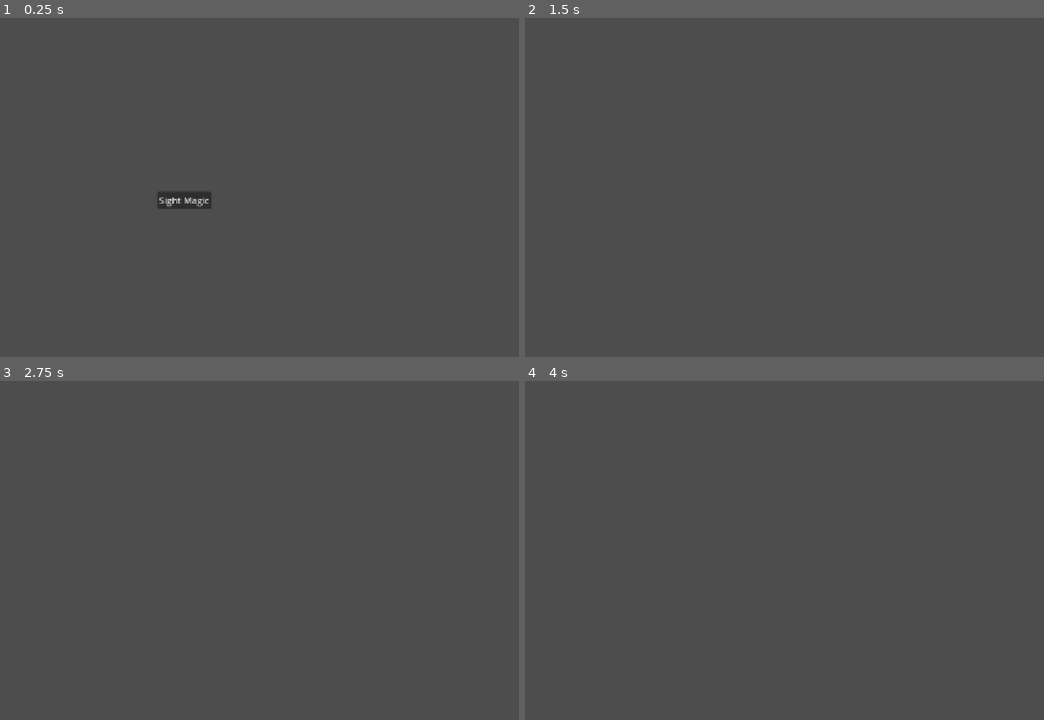
Above: before the commit, frames 1-4 (two rows, left to right).
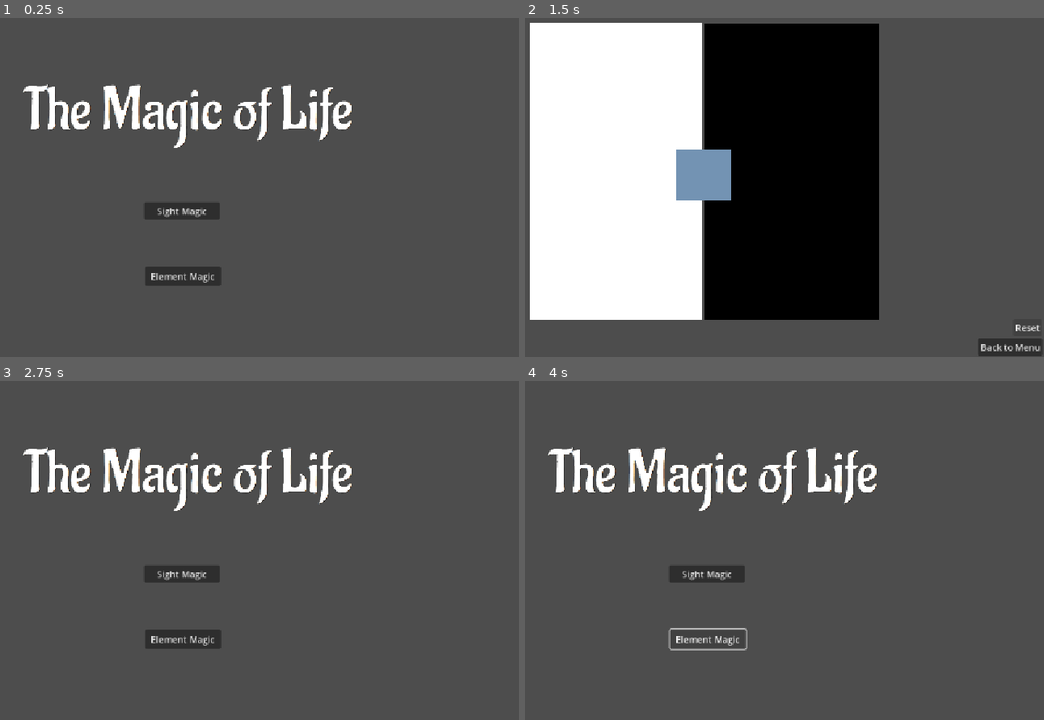
Above: after the commit, the same moments.

Repository: RoseKikiQ/The-Magic-of-Life
Game: Godot game, scene res://Menu.tscn
Two runs of this game, one before a commit and one after it. Both use one fixed random seed, a clock stepped at 60 frames per second and the inputs below.
Inputs (mouse positions are in pixels of both pictures, inside the frame that each line leads up to):
- Up to frame 1 (0.25 s): no input
- Up to frame 2 (1.5 s): click "Sight Magic" at 0.5 s; click (1028, 326) at 1.25 s, where only the run after the commit has a clickable "Reset"
- Up to frame 3 (2.75 s): click (487, 709) at 2 s, where only the run after the commit has a clickable "Back to Menu"
- Up to frame 4 (4 s): click (706, 638) at 2.75 s, where only the run after the commit has a clickable "Element Magic"; tap Enter at 3.5 s; hold Right (right, bound only after the commit) from 3.53 s (still down)

The runs differ from the first frame. In frame 1, 4.9% of the frame differs, in the area x 4-68%, y 19-79%; in frame 2, 59%, in the area x 0-100%, y 1-100%; in frame 3, 4.8%; in frame 4, 4.4%.
Error after the commit: Parse Error: Expected identifier after "." for attribute access. (res://character_body_2d.gd:8)

Commit message:
starting

Diff:
--- /dev/null
+++ b/the-magic-of-life/Back_to_menu.gd
@@ -0,0 +1,5 @@
+extends Button
+
+
+func _on_pressed() -> void:
+	get_tree().change_scene_to_file("res://Menu.tscn")
--- a/the-magic-of-life/Menu.tscn
+++ b/the-magic-of-life/Menu.tscn
@@ -1,15 +1,28 @@
-[gd_scene load_steps=2 format=3 uid="uid://cdpxnpel1ppgj"]
+[gd_scene load_steps=3 format=3 uid="uid://cdpxnpel1ppgj"]
 
+[ext_resource type="Texture2D" uid="uid://ti3otpot0f21" path="res://Screenshot 2025-10-07 155122.png" id="1_5yleq"]
 [ext_resource type="Script" uid="uid://del7oomwr0kxr" path="res://SightButton.gd" id="1_uubjt"]
 
 [node name="Node" type="Node"]
 
-[node name="Button" type="Button" parent="."]
-offset_left = 507.0
-offset_top = 353.0
-offset_right = 604.0
-offset_bottom = 384.0
+[node name="Icon" type="Sprite2D" parent="."]
+position = Vector2(567, 220)
+scale = Vector2(0.5151406, 0.5372671)
+texture = ExtResource("1_5yleq")
+
+[node name="Sight Magic" type="Button" parent="."]
+offset_left = 484.0
+offset_top = 372.0
+offset_right = 619.0
+offset_bottom = 403.0
 text = "Sight Magic"
 script = ExtResource("1_uubjt")
 
-[connection signal="pressed" from="Button" to="Button" method="_on_pressed"]
+[node name="Element Magic" type="Button" parent="."]
+offset_left = 486.0
+offset_top = 487.0
+offset_right = 621.0
+offset_bottom = 521.0
+text = "Element Magic"
+
+[connection signal="pressed" from="Sight Magic" to="Sight Magic" method="_on_pressed"]
--- /dev/null
+++ b/the-magic-of-life/Reset.gd
@@ -0,0 +1,5 @@
+extends Button
+
+
+func _on_pressed() -> void:
+	get_tree().change_scene_to_file("res://Sight_magic_1.tscn")
--- /dev/null
+++ b/the-magic-of-life/Sight_magic_1.gdshader
@@ -0,0 +1,5 @@
+shader_type canvas_item;
+
+void fragment() {
+	COLOR = vec4(1.0, 1.0, 1.0, 1.0);
+	}
--- a/the-magic-of-life/Sight_magic_1.tscn
+++ b/the-magic-of-life/Sight_magic_1.tscn
@@ -1,3 +1,48 @@
-[gd_scene format=3 uid="uid://csd77jjngtglg"]
+[gd_scene load_steps=7 format=3 uid="uid://csd77jjngtglg"]
+
+[ext_resource type="Script" uid="uid://dmpqy8hn34nle" path="res://Reset.gd" id="1_e4qyy"]
+[ext_resource type="Script" uid="uid://18oc72le35hb" path="res://Back_to_menu.gd" id="2_fjde8"]
+[ext_resource type="Texture2D" uid="uid://b05tlnnlqjilu" path="res://Screenshot 2025-10-07 202618.png" id="3_fjde8"]
+[ext_resource type="Texture2D" uid="uid://btamwps0tqb23" path="res://Screenshot 2025-10-07 202645.png" id="4_38a4i"]
+[ext_resource type="Texture2D" uid="uid://bsis6kvgmwt8k" path="res://Screenshot 2025-10-07 212644.png" id="5_38a4i"]
+[ext_resource type="Script" uid="uid://barjjdsq0ci66" path="res://character_body_2d.gd" id="5_ws7ka"]
 
 [node name="Node" type="Node"]
+
+[node name="Reset" type="Button" parent="."]
+offset_left = 1097.0
+offset_top = 580.0
+offset_right = 1148.0
+offset_bottom = 611.0
+text = "Reset"
+script = ExtResource("1_e4qyy")
+
+[node name="Back to Menu" type="Button" parent="."]
+offset_left = 1035.0
+offset_top = 615.0
+offset_right = 1149.0
+offset_bottom = 646.0
+text = "Back to Menu"
+script = ExtResource("2_fjde8")
+
+[node name="Screenshot20251007202618" type="Sprite2D" parent="."]
+position = Vector2(390, 317)
+scale = Vector2(0.6197581, 1.559)
+texture = ExtResource("3_fjde8")
+
+[node name="Screenshot20251007202645" type="Sprite2D" parent="."]
+position = Vector2(702, 318)
+scale = Vector2(0.8, 2.092614)
+texture = ExtResource("4_38a4i")
+
+[node name="CharacterBody2D" type="CharacterBody2D" parent="."]
+script = ExtResource("5_ws7ka")
+is_final = null
+
+[node name="Screenshot20251007212644" type="Sprite2D" parent="CharacterBody2D"]
+position = Vector2(546, 323)
+scale = Vector2(0.8899084, 0.8490566)
+texture = ExtResource("5_38a4i")
+
+[connection signal="pressed" from="Reset" to="Reset" method="_on_pressed"]
+[connection signal="pressed" from="Back to Menu" to="Back to Menu" method="_on_pressed"]
--- /dev/null
+++ b/the-magic-of-life/character_body_2d.gd
@@ -0,0 +1,24 @@
+extends CharacterBody2D
+
+@export var is_final = false
+var triggered = false
+const b = 24
+
+func _physics_process(_delta: float) -> void:
+	var input_dir = Input.("left", "right")
+	if not triggered:
+		velocity = input_dir * 300
+	else:
+		velocity = Vector2(0,0)
+	if is_final:
+		velocity.y = 0
+	move_and_slide()
+
+	if position.x < b:
+		position.x = b
+	if position.y < b and not is_final:
+		position.y = b
+	if position.y > 624 and not is_final:
+		position.y = 624
+	if position.x > 1124:
+		position.x = 1124
--- a/the-magic-of-life/project.godot
+++ b/the-magic-of-life/project.godot
@@ -22,3 +22,23 @@
 [editor_plugins]
 
 enabled=PackedStringArray("res://addons/godot_super-wakatime/plugin.cfg")
+
+[input]
+
+right={
+"deadzone": 0.2,
+"events": [Object(InputEventKey,"resource_local_to_scene":false,"resource_name":"","device":-1,"window_id":0,"alt_pressed":false,"shift_pressed":false,"ctrl_pressed":false,"meta_pressed":false,"pressed":false,"keycode":0,"physical_keycode":4194321,"key_label":0,"unicode":0,"location":0,"echo":false,"script":null)
+, Object(InputEventKey,"resource_local_to_scene":false,"resource_name":"","device":-1,"window_id":0,"alt_pressed":false,"shift_pressed":false,"ctrl_pressed":false,"meta_pressed":false,"pressed":false,"keycode":0,"physical_keycode":68,"key_label":0,"unicode":100,"location":0,"echo":false,"script":null)
+]
+}
+left={
+"deadzone": 0.2,
+"events": [Object(InputEventKey,"resource_local_to_scene":false,"resource_name":"","device":-1,"window_id":0,"alt_pressed":false,"shift_pressed":false,"ctrl_pressed":false,"meta_pressed":false,"pressed":false,"keycode":0,"physical_keycode":65,"key_label":0,"unicode":97,"location":0,"echo":false,"script":null)
+, Object(InputEventKey,"resource_local_to_scene":false,"resource_name":"","device":-1,"window_id":0,"alt_pressed":false,"shift_pressed":false,"ctrl_pressed":false,"meta_pressed":false,"pressed":false,"keycode":0,"physical_keycode":4194319,"key_label":0,"unicode":0,"location":0,"echo":false,"script":null)
+]
+}
+
+[rendering]
+
+renderer/rendering_method="gl_compatibility"
+renderer/rendering_method.mobile="gl_compatibility"
Not shown, added: the-magic-of-life/Back_to_menu.gd.uid
Not shown, added: the-magic-of-life/Reset.gd.uid
Binary file added: the-magic-of-life/Screenshot 2025-10-07 155122.png
Not shown, added: the-magic-of-life/Screenshot 2025-10-07 155122.png.import
Binary file added: the-magic-of-life/Screenshot 2025-10-07 202618.png
Not shown, added: the-magic-of-life/Screenshot 2025-10-07 202618.png.import
Binary file added: the-magic-of-life/Screenshot 2025-10-07 202645.png
Not shown, added: the-magic-of-life/Screenshot 2025-10-07 202645.png.import
Binary file added: the-magic-of-life/Screenshot 2025-10-07 212644.png
Not shown, added: the-magic-of-life/Screenshot 2025-10-07 212644.png.import
Not shown, added: the-magic-of-life/Sight_magic_1.gdshader.uid
Not shown, added: the-magic-of-life/character_body_2d.gd.uid
